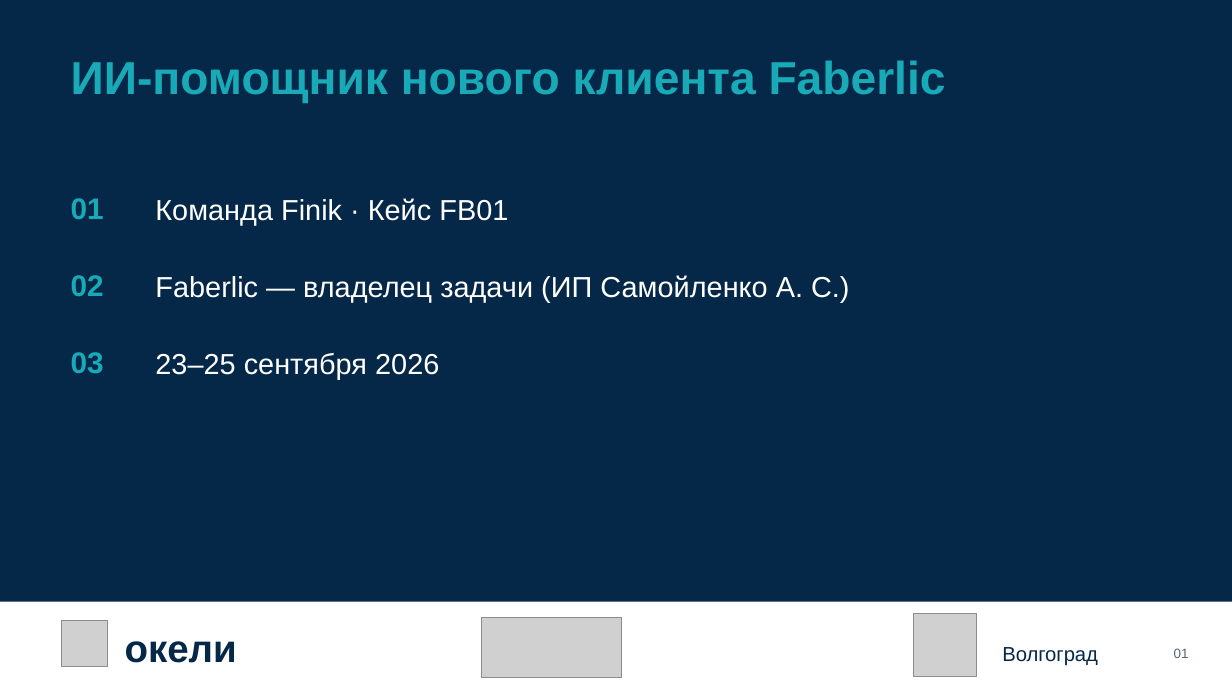
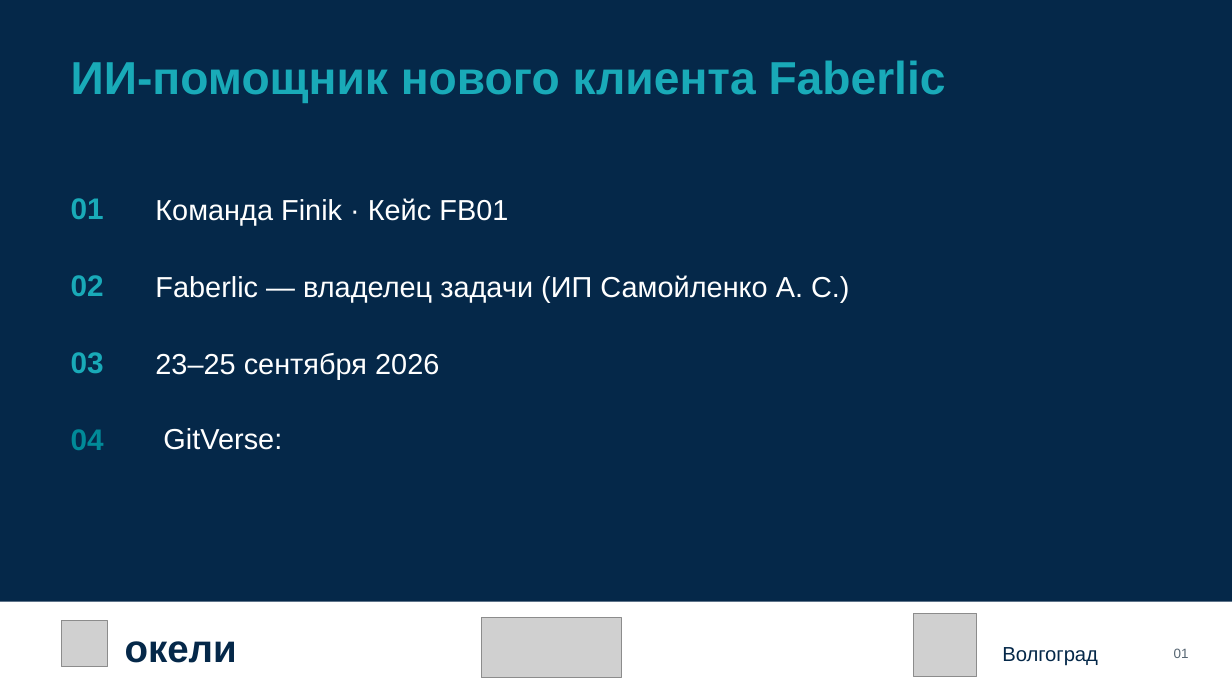
Before and after one commit to KaDyK736/FinikTeam-FB01, a slide deck: slide 1 of Презентация_Finik_FB01_по_шаблону.pptx. Drawn at 1232x693 pixels with LibreOffice and Linux fonts; fonts in the diff are those of the drawing; grey boxes stand for pictures. Boxes give left, top, right and bottom in pixels: in the first picture for what was removed or moved away, otherwise in the second. Text is boxed around its words. In the diff, an @@ line names an element or a change of style, - is before the commit and + after.

```diff
--- a/Презентация_Finik_FB01_по_шаблону.pptx
+++ b/Презентация_Finik_FB01_по_шаблону.pptx
@@ text added at [71, 429, 104, 450], 23.2 pt, text #018A98, bold @@
+04
@@ text added at [163, 428, 282, 450], 22.5 pt, text #FFFFFF @@
+GitVerse:
```
Also in this commit, not shown: 7 other slides changed, 2 slides added, 2 slides removed.
